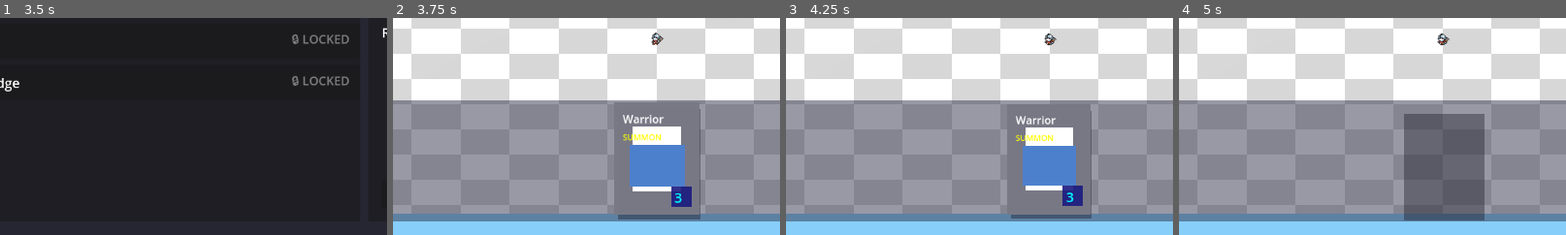
Above: before the commit, frames 1-4 (left to right).
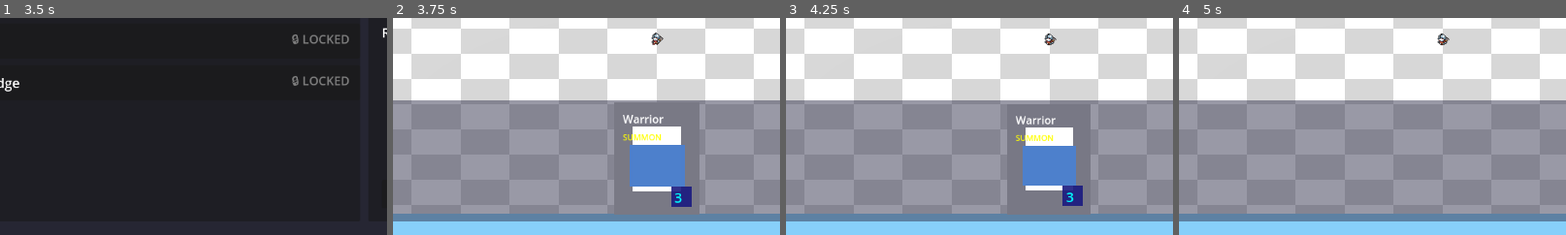
Above: after the commit, the same moments.

Repository: amari-charles/project-summoner
Game: Godot game, scene res://scenes/ui/main_menu.tscn
Two runs of this game, one before a commit and one after it. Both use one fixed random seed, a clock stepped at 60 frames per second and the inputs below.
Inputs (mouse positions are % of the whole screen's width and height, from its top left):
- Up to frame 1 (3.5 s): click "PLAY" at 0.5 s; click "SELECT" at 1.25 s; click "CHOOSE WARRIOR" at 2 s; click (32, 26) at 2.75 s
- Up to frame 2 (3.75 s): click "START BATTLE" at 3.5 s
- Up to frame 3 (4.25 s): no input
- Up to frame 4 (5 s): tap Enter at 4.25 s; drag from (50, 83) to (60, 28) at 4.27 s
The pictures show only the part of the screen within x 16-66%, y 50-100%; the shares and areas given below are measured in that part.

Frame 1 is identical in both runs. In frame 2, 0.6% of the frame differs, in the area x 58-80%, y 41-93%; in frame 3, 0.5%; in frame 4, 10%, in the area x 58-79%, y 44-94%.

Commit message:
Remove shadow card system entirely
The black shadow underneath cards was from the Balatro tutorial but not wanted for this game.

Removed:
- shadow_card variable
- SHADOW_OFFSET and SHADOW_COLOR constants
- _create_shadow() function
- Shadow position updates in _process()
- Shadow visibility toggles in drag functions

Result: Cards are clean with no fixed shadows underneath. Only the card itself with its visual effects (shader, rotation, etc.)

Diff:
--- a/scripts/ui/hand_ui.gd
+++ b/scripts/ui/hand_ui.gd
@@ -30,9 +30,6 @@
 	var previous_position: Vector2
 	var velocity: Vector2 = Vector2.ZERO
 
-	# Shadow duplicate
-	var shadow_card: Control
-
 
 	# Animation constants
 	const HOVER_OFFSET = -40.0  # How much card rises (negative = up)
@@ -50,10 +47,6 @@
 	const MAX_TILT_DEGREES = 15.0  # Maximum rotation in degrees
 	const TILT_SMOOTHING = 0.15    # Lerp factor for smooth rotation
 
-	# Shadow constants
-	const SHADOW_OFFSET = Vector2(3, 8)  # Offset for shadow position
-	const SHADOW_COLOR = Color(0, 0, 0, 0.4)  # Semi-transparent black
-
 	# Velocity rotation constants
 	const VELOCITY_ROTATION_STRENGTH = 0.0002  # How much velocity affects rotation
 	const ROTATION_SMOOTHING = 0.1  # Lerp factor for rotation smoothing
@@ -74,9 +67,6 @@
 		background_node = get_node_or_null("Background") as ColorRect
 		if background_node:
 			_setup_3d_shader()
-
-		# Create shadow card
-		_create_shadow()
 
 		# Stagger idle animation start
 		await get_tree().create_timer(card_index * 0.05).timeout
@@ -95,12 +85,6 @@
 		# Update 3D rotation based on mouse position (only when hovered)
 		if is_hovered and shader_material:
 			_update_3d_rotation()
-
-		# Update shadow position to follow card
-		if shadow_card:
-			shadow_card.global_position = global_position + SHADOW_OFFSET
-			shadow_card.scale = scale  # Match card scale
-			shadow_card.rotation = rotation  # Match card rotation
 
 	## Setup 3D perspective shader on card background
 	func _setup_3d_shader() -> void:
@@ -161,23 +145,6 @@
 		shader_material.set_shader_parameter("rot_y_deg", new_rot_y)
 		shader_material.set_shader_parameter("rot_x_deg", new_rot_x)
 
-	## Create shadow card that follows this card
-	func _create_shadow() -> void:
-		if not hand_ui:
-			return
-
-		# Create shadow as simple ColorRect
-		shadow_card = ColorRect.new()
-		shadow_card.name = "Shadow"
-		shadow_card.size = size
-		shadow_card.color = SHADOW_COLOR
-		shadow_card.mouse_filter = Control.MOUSE_FILTER_IGNORE
-		shadow_card.z_index = -10  # Always behind all cards
-
-		# Add to hand_ui so it's in the same coordinate space
-		hand_ui.add_child(shadow_card)
-		shadow_card.global_position = global_position + SHADOW_OFFSET
-
 	## Play entrance animation when card is first drawn/created
 	func play_entrance_animation(stagger_index: int = 0) -> void:
 		# Set starting state - below target, small scale
@@ -235,8 +202,6 @@
 
 		# Card physically leaves the hand (completely invisible)
 		visible = false
-		if shadow_card:
-			shadow_card.visible = false
 
 		# Return drag data
 		return {
@@ -250,8 +215,6 @@
 		if what == NOTIFICATION_DRAG_END:
 			# Card returns to hand (if drag was cancelled)
 			visible = true
-			if shadow_card:
-				shadow_card.visible = true
 
 	## Allow clicking to select card
 	func _gui_input(event: InputEvent) -> void:
